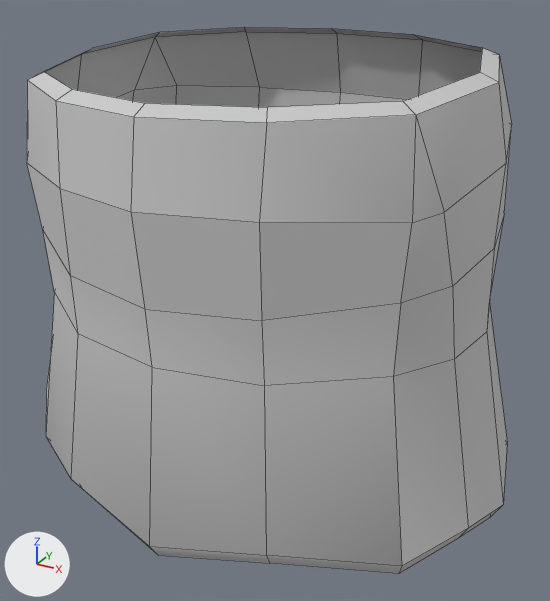
One commit to the FBX model Assets/Models/Bottom Parts/Pants/Pants_05.FBX: the scene before it, then after it.
Both versions are drawn from a 50 mm lens placed at (0.304, -0.549, 0.968), pointed at (0.012, -0.018, 0.702). Arrows for +X, +Y and +Z are at lower left; the lights stay in place. Mesh edges are drawn as thin lines. Where no turn or scale is listed for an object, it has been applied to the vertices.

Names of what the first picture shows: 'Pants_05'.
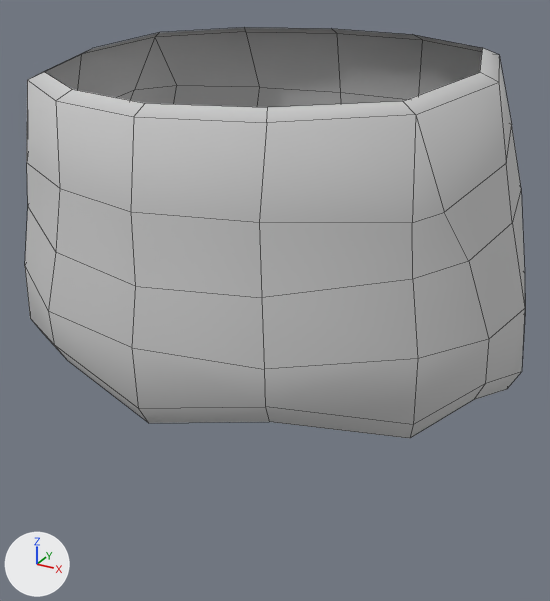
Boxes [x1, y1, x2, y2] around the edits, measured in the pictures (550 x 601 px; the box of a moved part takes in the faces that stretch with it):
'Pants_05', reshaped (25% shorter)
    before: [27, 27, 512, 573]
    after: [25, 27, 525, 438]
part 1 of me_mesh, moved or reshaped
    before: [27, 87, 512, 573]
    after: [25, 87, 525, 438]
part 2 of me_mesh, shading changed
    both: [27, 27, 512, 223]

The change, as a diff of the scene's bpy script:
```diff
--- a/Assets/Models/Bottom Parts/Pants/Pants_05.FBX.py
+++ b/Assets/Models/Bottom Parts/Pants/Pants_05.FBX.py
@@ me_mesh @@
 # used by ob_pants_05; location = (0.0, 0.0, 0.0)
-me_mesh.from_pydata(...)  # 104 vertices, 92 faces; spans x -0.237..0.223, y -0.187..0.152, z 0.538..0.915
+me_mesh.from_pydata(...)  # 104 vertices, 92 faces; spans x -0.236..0.223, y -0.188..0.157, z 0.661..0.915
+# me_mesh part 1: 64 of 104 vertices moved; they spanned x -0.237..0.223, y -0.187..0.152, z 0.538..0.806 and now span x -0.236..0.223, y -0.188..0.157, z 0.661..0.827; mean shift (0.0, 0.0, 0.074); largest move (0.091, 0.138, 0.585) -> (0.09, 0.137, 0.712)
+# me_mesh part 2: edges marked sharp go from 64 to 0
 me_mesh.materials.append(mat_02___default)
```
